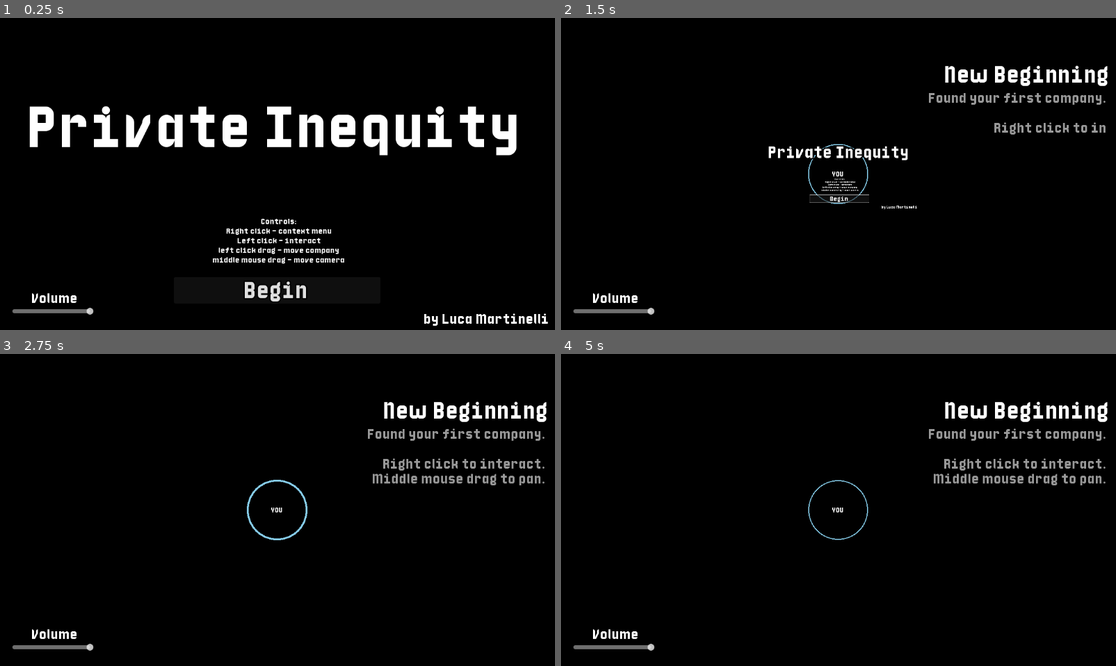
Above: before the commit, frames 1-4 (two rows, left to right).
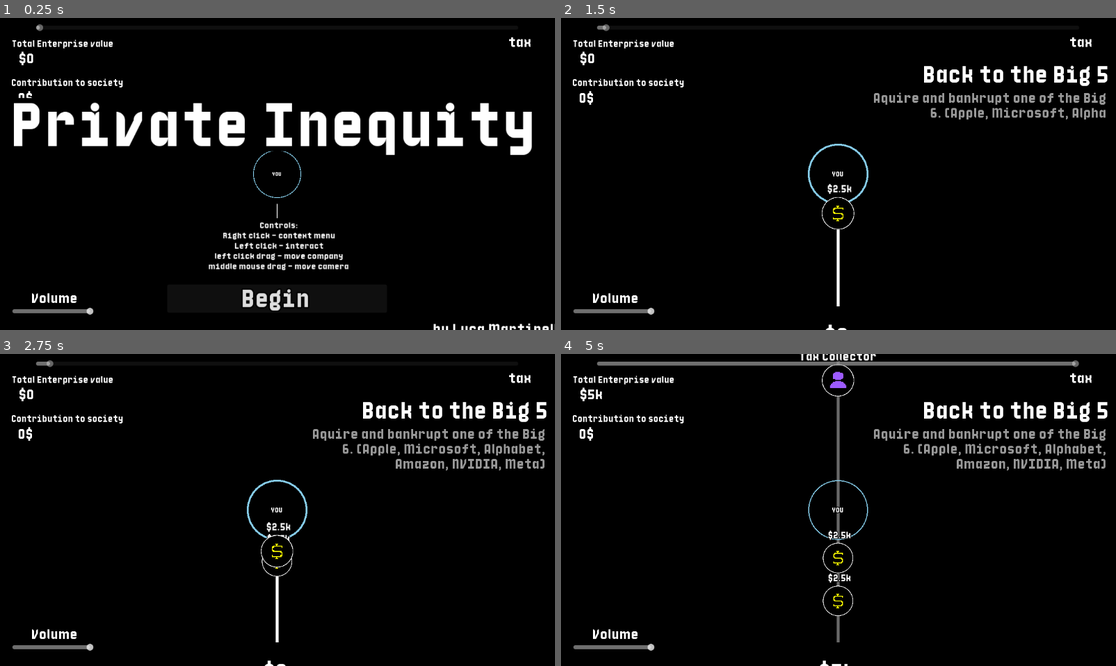
Above: after the commit, the same moments.

Repository: pirey0/LD58
Game: Godot game, scene res://main.tscn
The game is run twice, just before and just after one commit, with the same random seed, the same clock (stepped at 60 frames per second) and the same inputs.
Inputs (mouse positions are in pixels of both pictures, inside the frame that each line leads up to):
- Up to frame 1 (0.25 s): no input
- Up to frame 2 (1.5 s): click "Begin" at 0.5 s; click "Begin" at 1.25 s
- Up to frame 3 (2.75 s): click "Begin" at 2 s
- Up to frame 4 (5 s): tap Enter at 2.75, 3.5, 4.25 s; move the mouse to (960, 494) at 2.77 s; tap 1 at 2.85 s; click (960, 494) at 2.92 s; tap Space at 3.02 s; drag from (727, 525) to (810, 572) at 3.52 s; move the mouse to (894, 441) at 4.27 s; tap 3 at 4.35 s; click (894, 441) at 4.42 s

The runs differ from the first frame. In frame 1, 10% of the frame differs, in the area x 2-100%, y 2-100%; in frame 2, 4.6%; in frame 3, 4.7%; in frame 4, 6.5%.

Commit message:
audio pass

Diff:
--- a/companies/public_company.gd
+++ b/companies/public_company.gd
@@ -44,6 +44,7 @@
 
 	update_state()
 	#TODO effect
+	Audio.play("phuwhag")
 
 func create_buyout_proposal(other_company) -> BuyoutProposal:
 	var out = BuyoutProposal.new()
--- a/connection/connection_loan_collection.gd
+++ b/connection/connection_loan_collection.gd
@@ -38,6 +38,7 @@
 	var item = spawn_item(load("res://content/connection_item_money.tscn"))
 	item.value = loan.debt_service
 	item.reversed = true
+	Audio.play("bguaugh",-5.0)
 
 	year += 1
 	if year > loan.period:
--- a/content/company.gd
+++ b/content/company.gd
@@ -139,6 +139,7 @@
 	connection.on_vanish.connect(on_initial_transaction_finished_for_sub.bind(sub))
 	connection.on_vanish.connect(on_finished_subsidiary)
 	connection = G.world.spawn_connection(self, 0.0, sub, 0.0,preload("res://content/connection_ownership.gd"))
+	Audio.play("bgaugughu")
 
 func on_finished_subsidiary():
 	G.progression.created_subsidiary = true
@@ -195,7 +196,7 @@
 			.set_trans(Tween.TransitionType.TRANS_BACK).set_ease(Tween.EASE_IN)
 	tw.tween_callback(on_bankrupcy_finished)
 	tw.tween_callback(queue_free)
-
+	Audio.play("tzwwggg")
 	create_tween().tween_callback(func(): on_vanish.emit()).set_delay(2.0)
 
 func on_bankrupcy_finished():
--- a/content/connection.gd
+++ b/content/connection.gd
@@ -44,6 +44,7 @@
 func vanish():
 	if freeing:
 		return
+	Audio.play("tshuuhug",-10.0)
 	freeing = true
 	on_vanish.emit()
 	var tw = create_tween()
--- a/content/connection_item_base.tscn
+++ b/content/connection_item_base.tscn
@@ -69,6 +69,7 @@
 texture = ExtResource("3_vyp1b")
 
 [node name="Modifier" type="TextureRect" parent="."]
+visible = false
 texture_filter = 1
 layout_mode = 1
 anchors_preset = 8
--- a/content/connection_tax.gd
+++ b/content/connection_tax.gd
@@ -38,3 +38,4 @@
 	var item = spawn_item(preload("res://content/connection_item_money.tscn"))
 	item.value = tax
 	item.reversed = true
+	Audio.play("bguaugh",-5.0)
--- a/content/loan_proposal.gd
+++ b/content/loan_proposal.gd
@@ -5,6 +5,7 @@
 var proposal : Company.LoanProposal
 
 func setup(company:Company):
+	Audio.play("tzwwggg")
 	proposal = company.create_loan_proposal()
 
 	%eval.text = Util.format_money(proposal.evaluation)
@@ -41,5 +42,6 @@
 
 
 func vanish():
+	Audio.play("Click2")
 	queue_free()
 	pass
--- a/main.gd
+++ b/main.gd
@@ -1,10 +1,9 @@
 extends Node
 
 func _ready() -> void:
-	var debug := false
+	var debug := true
 
 	if debug and OS.has_feature("editor"):
 		G.progression.skip_to("progression_step_20")
 	else:
 		G.progression.start()
-	print(get_window().size)
